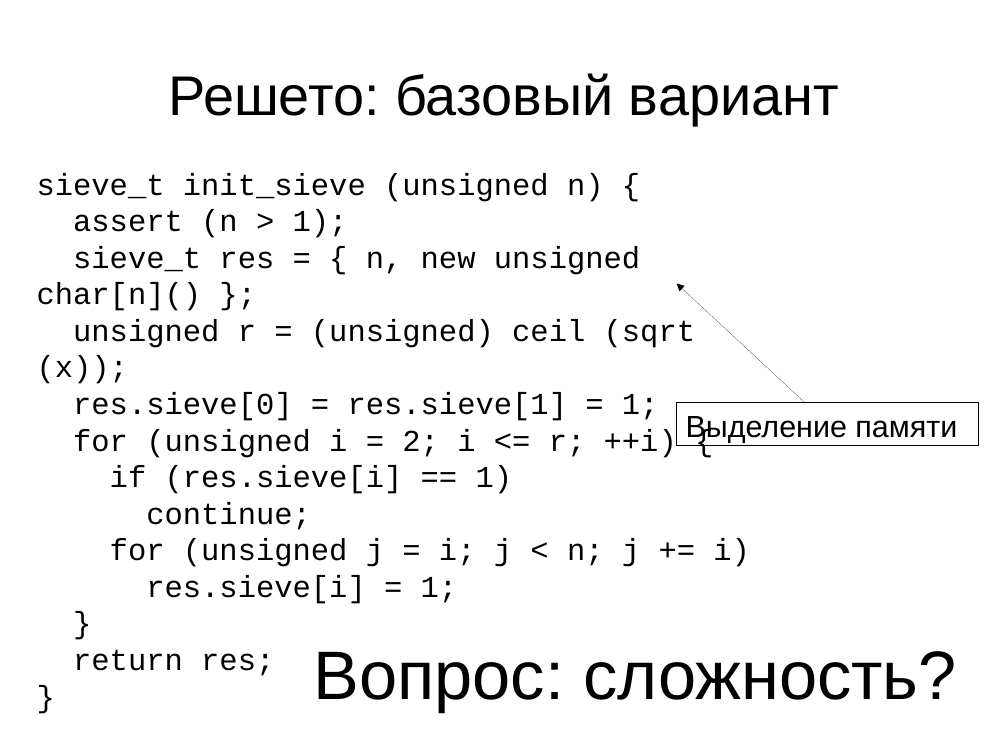
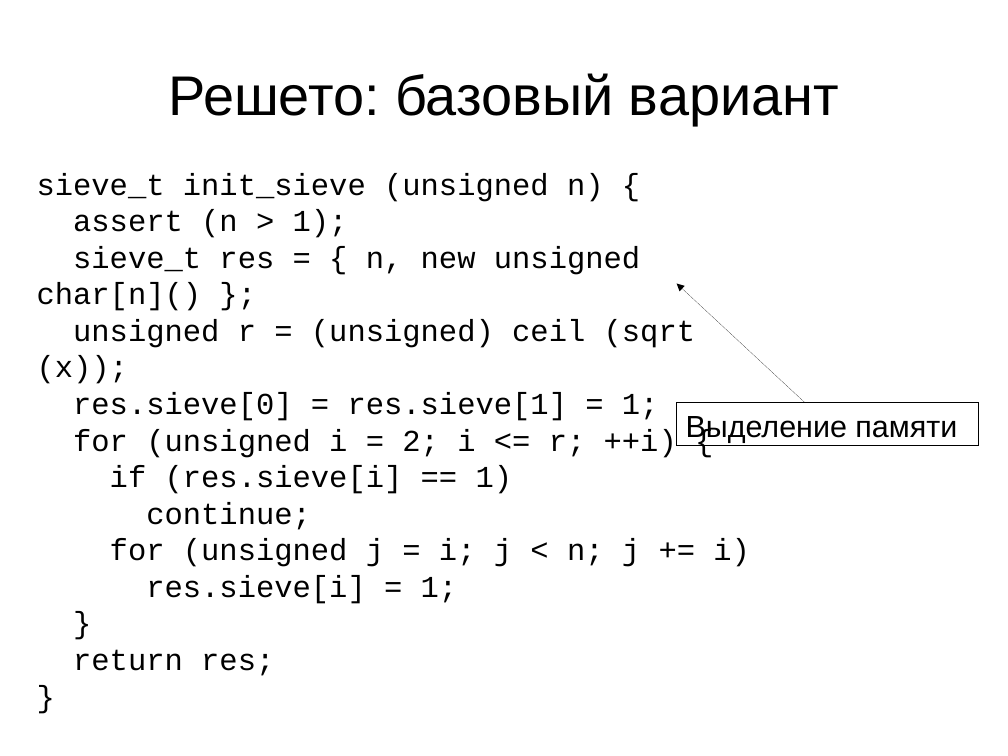
Before and after one commit to MIPT-ILab/cpp-lects-rus, a slide deck: slide 22 of slides/lec1-1-primes.odp (slide 21 before the commit). Drawn at 1008x756 pixels with LibreOffice and Linux fonts; fonts in the diff are those of the drawing. Boxes give left, top, right and bottom in pixels: in the first picture for what was removed or moved away, otherwise in the second. Text is boxed around its words. In the diff, an @@ line names an element or a change of style, - is before the commit and + after.

```diff
--- a/slides/lec1-1-primes.odp
+++ b/slides/lec1-1-primes.odp
@@ title removed at (314,651,957,712) @@
-Вопрос: сложность?
```
Also in this commit, not shown: 3 other slides changed, 7 slides added, 2 other files.
